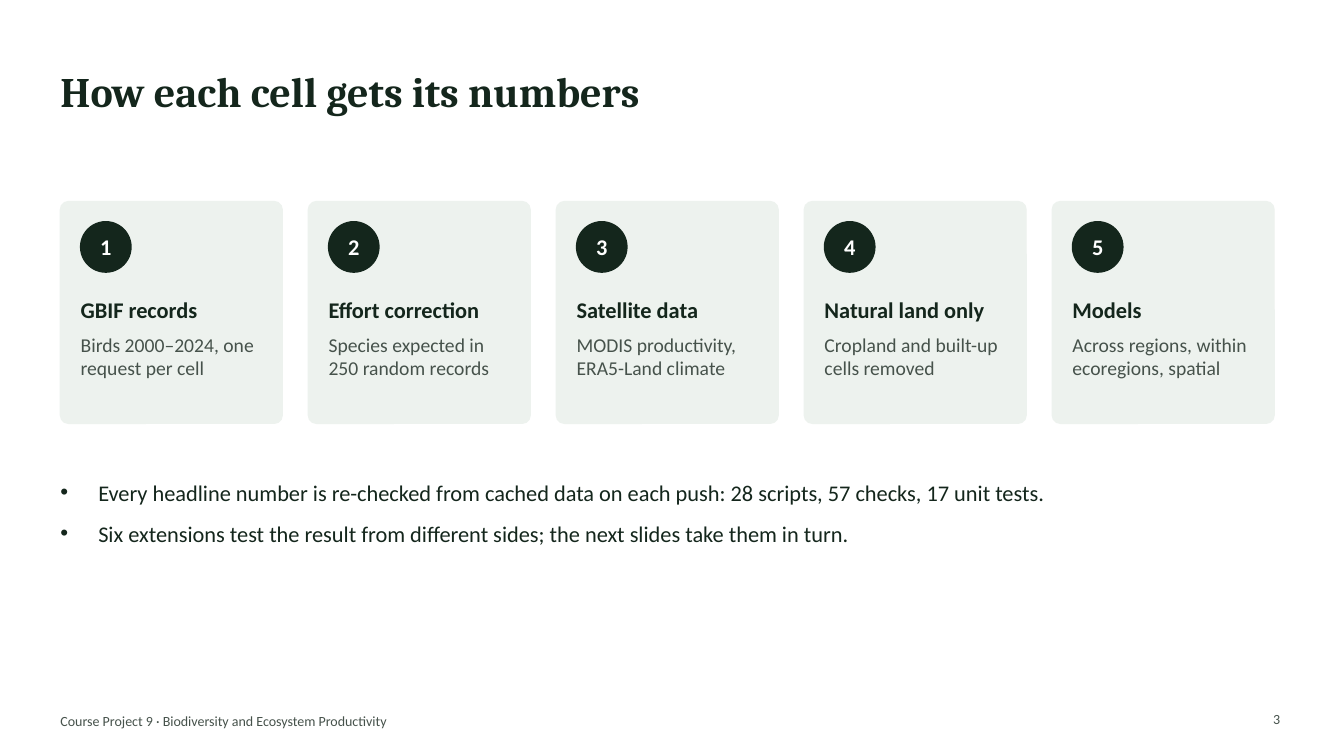
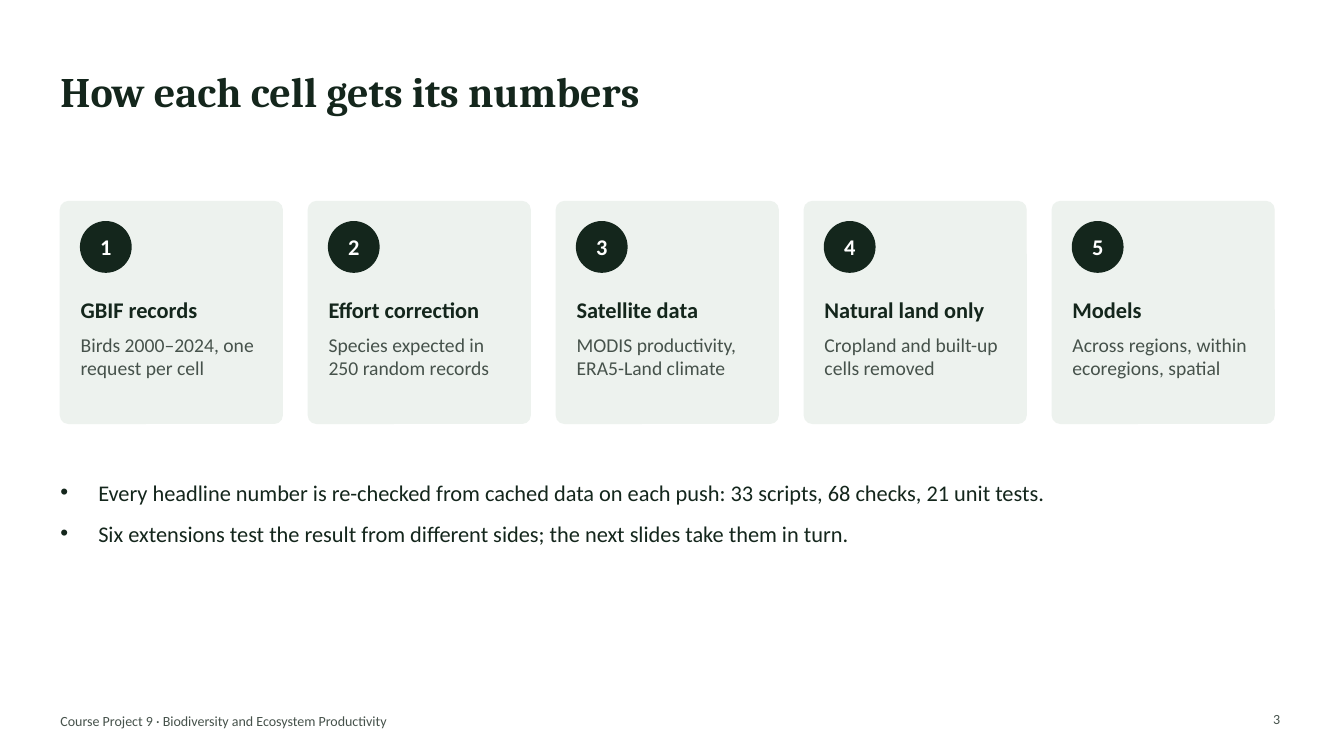
Before and after one commit to Devansh061105/Course-Project-EVST, a slide deck: slide 3 of presentation/Project9_Biodiversity_Productivity.pptx. Drawn at 1344x756 pixels with LibreOffice and Linux fonts; fonts in the diff are those of the drawing. Boxes give left, top, right and bottom in pixels: in the first picture for what was removed or moved away, otherwise in the second. Text is boxed around its words. In the diff, an @@ line names an element or a change of style, - is before the commit and + after.

Commit message:
Add inference batch: flexible controls, measurement error, bounds, scale
Five analyses on the existing region and data (reproduce_all.py: 33 scripts,
68 checks; 21 unit tests):
- dml_flexible.py: double machine learning with spatially blocked
  cross-fitting. Flexible climate controls roughly halve the across-region
  coefficient (+0.29 to +0.17 at 1 degree, +0.18 to +0.07 at 0.5 degrees)
- measurement_error.py: bootstrap standard errors of rarefied richness;
  reliability 0.99 within ecoregions, slopes unchanged after correction
- within_effect_bounds.py: equivalence tests, power, slopes by ecoregion
  with random-effects meta-analysis and a random-slope mixed model
- scale_decomposition.py: band regression on Moran eigenvector maps and an
  effective-sample-size test of the correlation

docs/RESULTS_INFERENCE.md revises the headline; docs/PAPER_CLAIMS.md maps
each paper-level claim to its evidence, figure and caveat. Figures 18-21,
three new slides, README and landing page updated.

The study stays on one region: a second-region pull was started and removed
before any result existed.

```diff
--- a/presentation/Project9_Biodiversity_Productivity.pptx
+++ b/presentation/Project9_Biodiversity_Productivity.pptx
@@ text at [98,485,1044,505]: text changed @@
-• Every headline number is re-checked from cached data on each push: 28 scripts, 57 checks, 17 unit tests.
+• Every headline number is re-checked from cached data on each push: 33 scripts, 68 checks, 21 unit tests.
```
Also in this commit, not shown: 1 other slide changed, 3 slides added, 44 other files.
